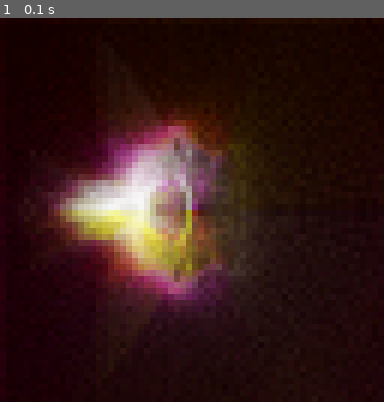
Above: before the commit, frame 1.
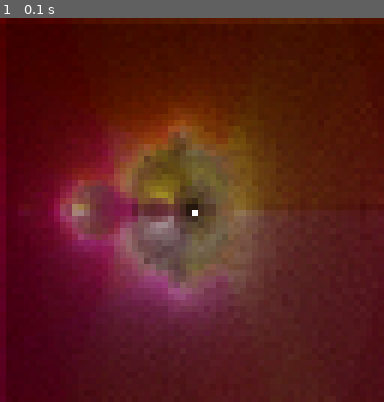
Above: after the commit, the same moment.

Repository: JohnDorsey/RelentlessFractals
Game: pygame game, started from RelentlessFractals.py
The game is run twice, just before and just after one commit, with the same random seed, the same clock (stepped at 60 frames per second) and the same inputs.
Inputs:
- Up to frame 1 (0.1 s): no input

The runs differ from the first frame. In frame 1, 99% of the frame differs, in the area x 0-100%, y 0-100%.

Commit message:
clean up buddhabrot code

Diff:
--- a/RelentlessFractals.py
+++ b/RelentlessFractals.py
@@ -569,7 +569,7 @@
 def test_buddhabrot(camera_pos, view_size, iter_limit, supersampling=1, bidirectional_subsampling=1, count_scale=1):
     if bidirectional_subsampling != 1:
         assert linear_subsampling == 1
-    output_name="sectbrot_RallGincrBinci_{}pos{}fov{}itr{}biSuper{}biSub{}count_".format(camera_pos, view_size, iter_limit, supersampling, bidirectional_subsampling, count_scale)
+    output_name="buddhabrot_RallGincrBinci_{}pos{}fov{}itr{}biSuper{}biSub{}count_".format(camera_pos, view_size, iter_limit, supersampling, bidirectional_subsampling, count_scale)
     journeyFun = c_to_mandel_journey
     def specializedDraw():
         draw_squished_ints_to_screen(visitCountMatrix, access_order="yxc")
@@ -577,42 +577,12 @@
 
     visitCountMatrix = construct_data(screen.get_size()[::-1]+(3,), default_value=0)
 
-    dotCount = 0
-    drawnDotCount = 0
-    journeyPointCount = 0
-    keptJourneyPointCount = 0
-    errorCounter = [0]
-
-    def crashlessPolarIntersection(seg0, seg1):
-        try:
-            return polar_space_segment_intersection(seg0, seg1)
-        except AssertionError:
-            errorCounter[0] += 1
-            return None
-
-    for i, x, y, seed in enumerate_flatly(get_seeds(supersize, camera_pos, view_size, centered_sample=False)):
-        if x==0 and y%128 == 0:
-            #print(testVar)
-            specializedDraw()
-            if y%128 == 0:
-                # print("journey points: {}. kept: {}.".format(journeyPointCount, keptJourneyPointCount))
-                screenshot(name_prefix=output_name+"{}of{}rows{}of{}ptskept{}of{}dotsdrawn{}errs_".format(y, supersize[1], keptJourneyPointCount, journeyPointCount, drawnDotCount, dotCount, errorCounter[0]))
-        if not (x%bidirectional_subsampling == 0 and y%bidirectional_subsampling == 0):
-            continue
-        journey = journeyFun(seed)
-        constrainedJourney = [item for item in constrain_journey(journey, iter_limit, 4)]
-
-        journeyPointCount += len(constrainedJourney)
-        if len(constrainedJourney) >= iter_limit:
-            continue
-        keptJourneyPointCount += len(constrainedJourney)
-
-        #journeySelfIntersections = gen_intersections(constrainedJourney, intersection_fun=crashlessPolarIntersection)
-        journeySelfIntersections = gen_intersections(constrainedJourney)
-        #doubleJourneySelfIntersections = gen_intersections(journeySelfIntersections)
-        for point in journeySelfIntersections:
+    drawingStats = {"dotCount": 0, "drawnDotCount":0, "journeyPointCount":0, "keptJourneyPointCount":0, "errorCount":0}
+
+    def visit_points_in_seq(input_seq):
+        for point in input_seq:
             screenPixel = complex_to_screen(point, screen.get_size(), camera_pos, view_size)
-            dotCount += 1
+            drawingStats["dotCount"] += 1
             try:
                 currentCell = visitCountMatrix[screenPixel[1]][screenPixel[0]]
                 if True:
@@ -621,16 +591,50 @@
                     currentCell[1] += count_scale
                 if point.imag > seed.imag:
                     currentCell[2] += count_scale
-                drawnDotCount += 1
+                drawingStats["drawnDotCount"] += 1
             except IndexError:
+                # drawnDotCount won't be increased.
                 pass
+    """
+
+    def crashlessPolarIntersection(seg0, seg1):
+        try:
+            return polar_space_segment_intersection(seg0, seg1)
+        except AssertionError:
+            drawingStats["errorCount"] += 1
+            return None
+    """
+
+    for i, x, y, seed in enumerate_flatly(get_seeds(supersize, camera_pos, view_size, centered_sample=False)):
+        if x==0 and y%128 == 0:
+            #print(testVar)
+            specializedDraw()
+            if y%128 == 0:
+                # print("journey points: {}. kept: {}.".format(journeyPointCount, keptJourneyPointCount))
+                screenshot(name_prefix=output_name+"{}of{}rows{}of{}ptskept{}of{}dotsdrawn{}errs_".format(y, supersize[1], drawingStats["keptJourneyPointCount"], drawingStats["journeyPointCount"], drawingStats["drawnDotCount"], drawingStats["dotCount"], drawingStats["errorCount"]))
+        if not (x%bidirectional_subsampling == 0 and y%bidirectional_subsampling == 0):
+            continue
+        journey = journeyFun(seed)
+        constrainedJourney = [item for item in constrain_journey(journey, iter_limit, 4)]
+
+        drawingStats["journeyPointCount"] += len(constrainedJourney)
+        if len(constrainedJourney) >= iter_limit:
+            continue
+        drawingStats["keptJourneyPointCount"] += len(constrainedJourney)
+
+        #journeySelfIntersections = gen_intersections(constrainedJourney, intersection_fun=crashlessPolarIntersection)
+        #journeySelfIntersections = gen_intersections(constrainedJourney)
+        #doubleJourneySelfIntersections = gen_intersections(journeySelfIntersections)
+
+        visit_points_in_seq(constrainedJourney)
+
     specializedDraw()
     screenshot(name_prefix=output_name)
 
 
 
 #test_abberation([0], 0, 16384)
-test_buddhabrot(0+0j, 4+4j, 64, supersampling=4, bidirectional_subsampling=1, count_scale=1.5) #squish_fun=lambda val: squish_unsigned(val**0.5,255)
+test_buddhabrot(0+0j, 4+4j, 64, supersampling=8, bidirectional_subsampling=1, count_scale=1) #squish_fun=lambda val: squish_unsigned(val**0.5,255)
 #test_nonatree_mandelbrot(-0.5+0j, 4+4j, 64, 6)
 
 PygameDashboard.stall_pygame()
